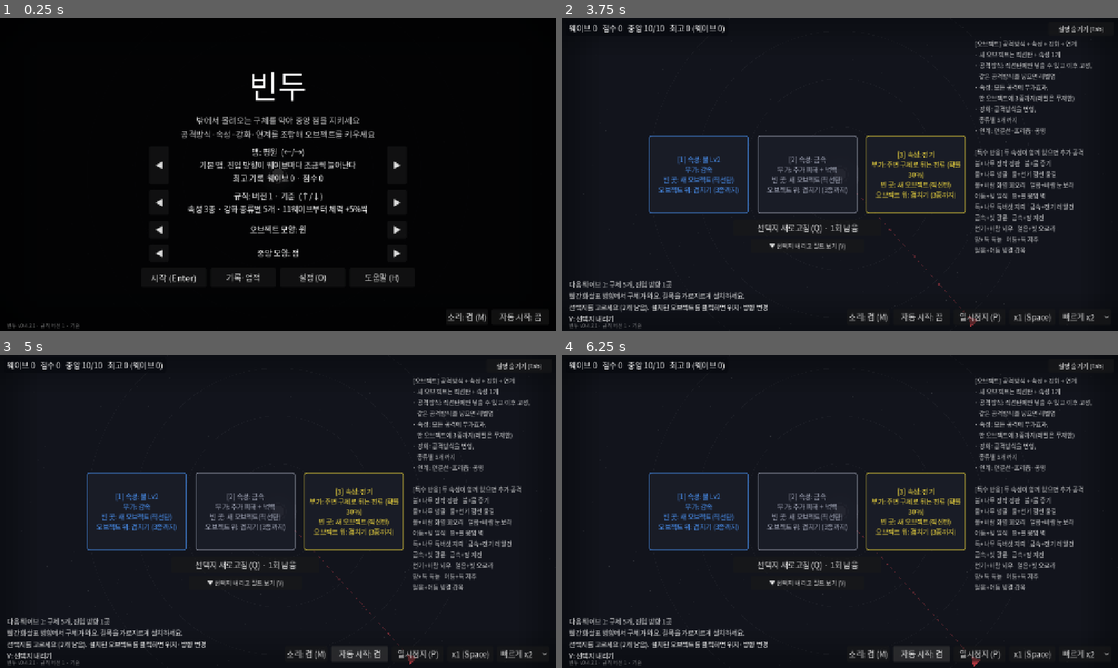
Above: before the commit, frames 1-4 (two rows, left to right).
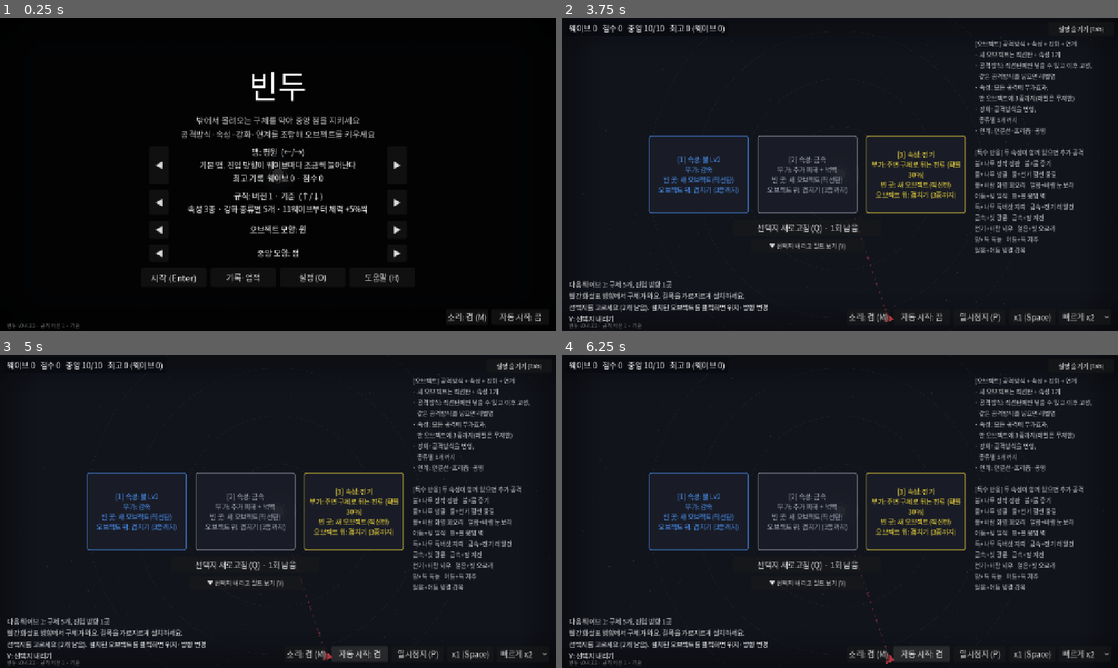
Above: after the commit, the same moments.

Repository: lenope1214/Bindu
Game: Godot game, scene res://main.tscn
The game is run twice, just before and just after one commit, with the same random seed, the same clock (stepped at 60 frames per second) and the same inputs.
Inputs:
- Up to frame 1 (0.25 s): no input
- Up to frame 2 (3.75 s): click "자동 시작: 끔" at 0.5 s; click "자동 시작: 켬" at 1.25 s; click "자동 시작: 끔" at 2 s; click "자동 시작: 켬" at 2.75 s; click "시작 (Enter)" at 3.5 s
- Up to frame 3 (5 s): click "자동 시작: 끔" at 4.25 s
- Up to frame 4 (6.25 s): click "자동 시작: 켬" at 5 s; click "자동 시작: 끔" at 5.75 s

The runs differ from the first frame. In frame 1, less than 0.1% of the frame differs, in the area x 5-6%, y 98-99%; in frame 2, 0.1%; in frame 3, 0.1%; in frame 4, 0.1%, in the area x 5-76%, y 56-100%.

Commit message:
v0.4.22: 진입 방향 6곳이 될 때 게임이 멈추던 것 수정
- 빈자리를 못 찾으면 가장 넓은 틈 가운데에 새 방향
- 이어하기 저장의 화면 밖 위치를 화면 안으로

Co-Authored-By: Claude Opus 5.5 <noreply@anthropic.com>
Claude-Session: https://claude.ai/code/session_012rhiBk8DNq9aJW6scrLhD6

Diff:
--- a/project.godot
+++ b/project.godot
@@ -15,7 +15,7 @@
 [application]
 
 config/name="Bindu"
-config/version="0.4.21"
+config/version="0.4.22"
 run/main_scene="res://main.tscn"
 config/features=PackedStringArray("4.7")
 config/icon="res://icon.svg"
--- a/scripts/main.gd
+++ b/scripts/main.gd
@@ -895,13 +895,28 @@
 	if not lanes.is_empty() and randf() < 0.25:
 		lanes.remove_at(randi() % lanes.size())
 	while lanes.size() < n:
+		lanes.append(_free_lane())
+
+
+## 다른 방향과 0.8 이상 떨어진 새 방향. 자리가 모자라면 가장 넓은 틈의 가운데에 둔다
+## (6곳이 될 때 기존 방향이 고르게 퍼져 있으면 빈자리가 없어 게임이 멈추던 것).
+func _free_lane() -> float:
+	for i in 40:
 		var a := randf() * TAU
-		var ok := true
-		for b in lanes:
-			if absf(angle_difference(a, b)) < 0.8:
-				ok = false
-		if ok:
-			lanes.append(a)
+		if lanes.all(func(b): return absf(angle_difference(a, b)) >= 0.8):
+			return a
+	var ls: Array = lanes.map(func(b): return fposmod(b, TAU))
+	ls.sort()
+	var best := 0
+	var gap := 0.0
+	for i in ls.size():
+		var g := fposmod(ls[(i + 1) % ls.size()] - ls[i], TAU)
+		if g <= 0.0:
+			g = TAU  # 방향이 하나뿐일 때
+		if g > gap:
+			gap = g
+			best = i
+	return fposmod(ls[best] + gap / 2.0, TAU)
 
 
 ## 설치된 오브젝트에 겹쳤을 때 생기는 특수 반응 안내 문구들.
@@ -1952,6 +1967,8 @@
 			t = Tower.new()
 			t.main = self
 			t.load_save(d)
+			var fr := field_rect()
+			t.position = t.position.clamp(fr.position, fr.end)  # 손으로 고친 저장에서 화면 밖 위치
 			if t.order.is_empty():
 				t.free()
 				t = null
Not shown, changed: CHANGELOG.md
